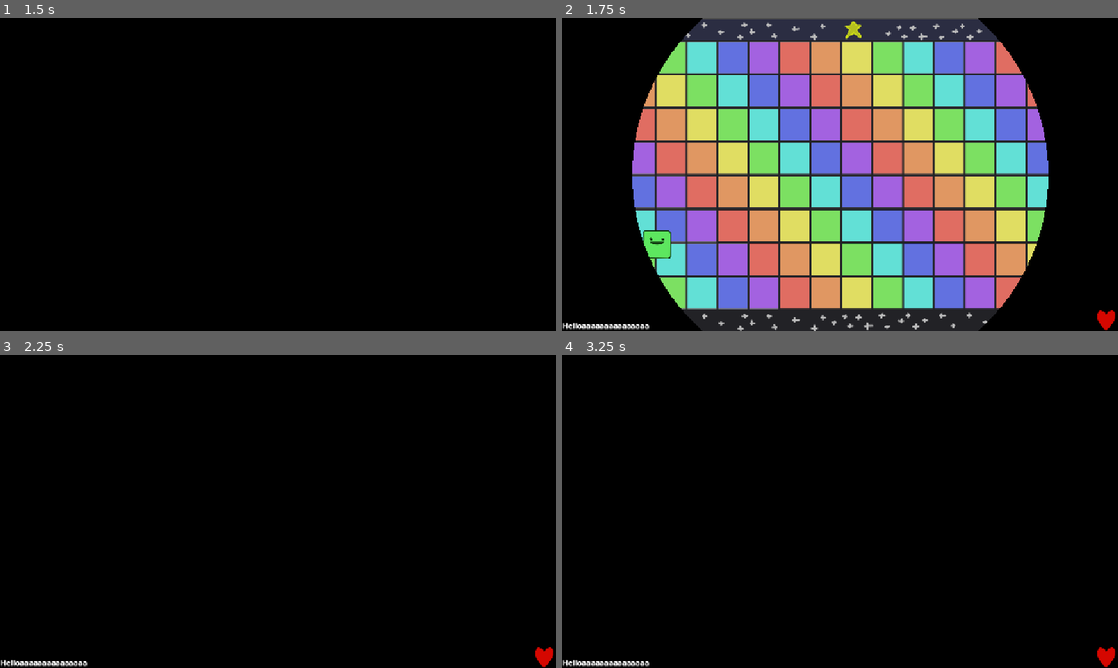
Above: before the commit, frames 1-4 (two rows, left to right).
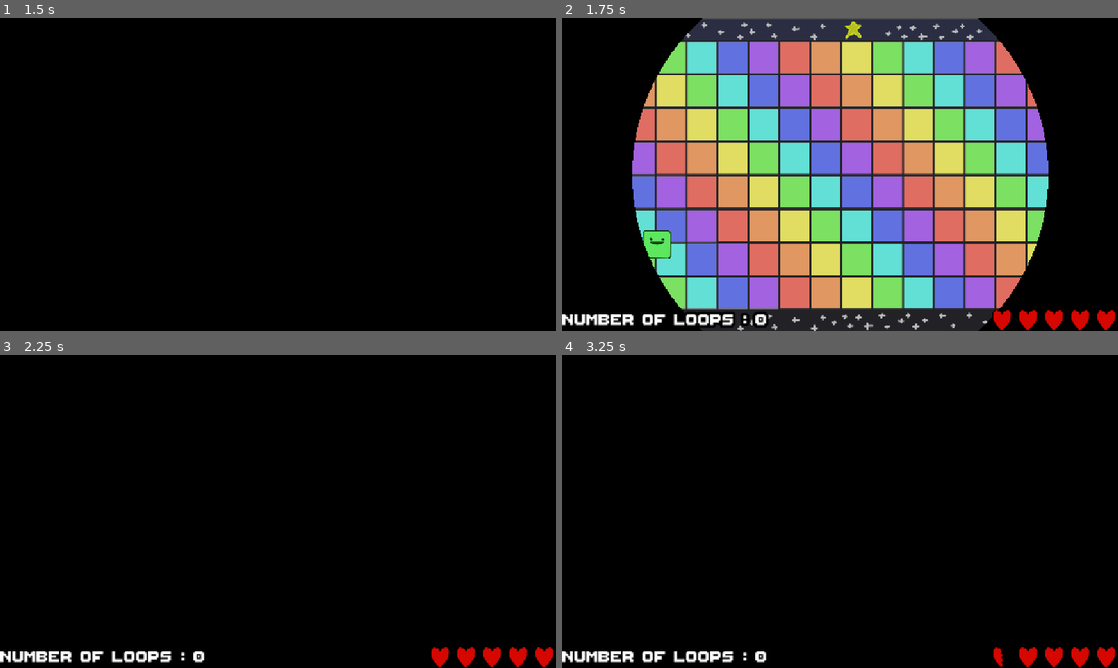
Above: after the commit, the same moments.

Repository: les-brows/la-boucle-musicale
Game: Godot game, scene res://Levels/MainMenu/MainMenu.tscn
Same seed, same stepped clock (60 frames per second), same inputs: the game is played once before the commit and once after it.
Inputs (mouse positions are in pixels of both pictures, inside the frame that each line leads up to):
- Up to frame 1 (1.5 s): tap Enter (ui_accept) at 0.5, 0.77 s; move the mouse to (400, 158) at 0.52 s; hold D (player1_right) 0.53-1.28 s; right-click (400, 158) at 0.6 s; move the mouse to (166, 190) at 1.27 s; hold S (player1_down) from 1.28 s (still down); right-click (166, 190) at 1.35 s
- Up to frame 2 (1.75 s): keep holding S (player1_down); tap Enter (ui_accept) at 1.52 s
- Up to frame 3 (2.25 s): move the mouse to (333, 442) at 2.02 s; release S (player1_down) at 2.03 s; hold D (player1_right) from 2.03 s (still down); right-click (333, 442) at 2.1 s
- Up to frame 4 (3.25 s): tap Enter (ui_accept) at 2.75, 3.02 s; move the mouse to (812, 574) at 2.77 s; release D (player1_right) at 2.78 s; hold O (player1_shoot_up) from 2.78 s (still down); right-click (812, 574) at 2.85 s

Frame 1 is identical in both runs. In frame 2, 1.9% of the frame differs, in the area x 0-95%, y 93-100%; in frame 3, 1.7%; in frame 4, 1.6%.

Commit message:
feat: working UI

Diff:
--- a/Levels/scrolling_level.gd
+++ b/Levels/scrolling_level.gd
@@ -33,6 +33,7 @@
 	Globals.end_level_reached.connect(_on_end_level_reached)
 
 	level_portion_previous.position = -Vector2(Globals.LEVEL_SIZE, 0)
+	Globals.LOOP_COUNT = 0
 
 
 
@@ -65,6 +66,9 @@
 
 	currently_moving_level_end = true
 
+	# Increment loop counter
+	Globals.LOOP_COUNT += 1
+
 	# Shift all level portions to the left
 	for level_portion in level_portions.get_children():
 		level_portion.position = level_portion.position - Vector2(Globals.LEVEL_SIZE, 0)
--- a/Objects/GameUI/GameUI.tscn
+++ b/Objects/GameUI/GameUI.tscn
@@ -1,8 +1,11 @@
-[gd_scene load_steps=2 format=3 uid="uid://d3u223217q5fg"]
+[gd_scene load_steps=4 format=3 uid="uid://d3u223217q5fg"]
 
-[ext_resource type="Texture2D" uid="uid://d0hiqvcb5ko3k" path="res://Assets/heart.png" id="1_ngox5"]
+[ext_resource type="Script" uid="uid://uo5dcqs03pp4" path="res://Objects/GameUI/game_ui.gd" id="1_5qg2e"]
+[ext_resource type="FontFile" uid="uid://b00ycn6e22ofq" path="res://Assets/ThaleahFat.ttf" id="1_ngox5"]
+[ext_resource type="Texture2D" uid="uid://d0hiqvcb5ko3k" path="res://Assets/heart.png" id="2_5qg2e"]
 
 [node name="GameUI" type="CanvasLayer"]
+script = ExtResource("1_5qg2e")
 
 [node name="Label" type="Label" parent="."]
 anchors_preset = 2
@@ -11,18 +14,45 @@
 offset_top = -23.0
 offset_right = 180.0
 grow_vertical = 0
-text = "Helloaaaaaaaaaaaaaaa"
+theme_override_constants/outline_size = 20
+theme_override_fonts/font = ExtResource("1_ngox5")
+theme_override_font_sizes/font_size = 50
+text = "Number of Loops : 0"
 metadata/_edit_use_anchors_ = true
 
-[node name="TextureRect" type="TextureRect" parent="."]
+[node name="HBoxContainer" type="HBoxContainer" parent="."]
 anchors_preset = 3
 anchor_left = 1.0
 anchor_top = 1.0
 anchor_right = 1.0
 anchor_bottom = 1.0
-offset_left = -40.0
-offset_top = -40.0
+offset_left = -50.0
+offset_top = -50.0
 grow_horizontal = 0
 grow_vertical = 0
-texture = ExtResource("1_ngox5")
+alignment = 2
+
+[node name="Heart1" type="TextureRect" parent="HBoxContainer"]
+layout_mode = 2
+texture = ExtResource("2_5qg2e")
 metadata/_edit_use_anchors_ = true
+
+[node name="Heart2" type="TextureRect" parent="HBoxContainer"]
+layout_mode = 2
+texture = ExtResource("2_5qg2e")
+metadata/_edit_use_anchors_ = true
+
+[node name="Heart3" type="TextureRect" parent="HBoxContainer"]
+layout_mode = 2
+texture = ExtResource("2_5qg2e")
+metadata/_edit_use_anchors_ = true
+
+[node name="Heart4" type="TextureRect" parent="HBoxContainer"]
+layout_mode = 2
+texture = ExtResource("2_5qg2e")
+metadata/_edit_use_anchors_ = true
+
+[node name="Heart5" type="TextureRect" parent="HBoxContainer"]
+layout_mode = 2
+texture = ExtResource("2_5qg2e")
+metadata/_edit_use_anchors_ = true
--- /dev/null
+++ b/Objects/GameUI/game_ui.gd
@@ -0,0 +1,40 @@
+extends CanvasLayer
+
+var half_heart_texture = preload('res://Assets/half_heart.png')
+
+@onready var label = $Label
+@onready var heart_1 = $HBoxContainer/Heart1
+@onready var heart_2 = $HBoxContainer/Heart2
+@onready var heart_3 = $HBoxContainer/Heart3
+@onready var heart_4 = $HBoxContainer/Heart4
+@onready var heart_5 = $HBoxContainer/Heart5
+
+func _ready():
+	Globals.end_level_reached.connect(_on_end_level_reached)
+	Globals.player_damage.connect(_on_player_damage)
+
+func _on_end_level_reached():
+	label.text = "Number of Loops : " + str(Globals.LOOP_COUNT)
+
+func _on_player_damage(player_hp: int):
+	match player_hp:
+		9:
+			heart_1.texture = half_heart_texture
+		8:
+			heart_1.texture = null
+		7:
+			heart_2.texture = half_heart_texture
+		6:
+			heart_2.texture = null
+		5:
+			heart_3.texture = half_heart_texture
+		4:
+			heart_3.texture = null
+		3:
+			heart_4.texture = half_heart_texture
+		2:
+			heart_4.texture = null
+		1:
+			heart_5.texture = half_heart_texture
+		0:
+			heart_5.texture = null
--- a/Objects/Player/player.gd
+++ b/Objects/Player/player.gd
@@ -81,6 +81,8 @@
 var alphaColor =0
 func take_hit():
 	curr_hp -= 1
+	Globals.player_damage.emit(curr_hp)
+
 	if curr_hp <= 0:
 		if not finito:
 			finito = true
@@ -88,7 +90,6 @@
 			spritePlayer.texture = load('res://Assets/main_char_damage.png')
 			ShootManagerNode.isDead=true
 			Globals.player_death.emit()
-
 	else :
 
 
--- a/globals.gd
+++ b/globals.gd
@@ -15,12 +15,15 @@
 signal end_level_reached()
 @warning_ignore("unused_signal")
 signal player_death()
-
-
-var MAX_HP: float = 10
-var INVINCIBILITY_TIMER: float= 1
+@warning_ignore("unused_signal")
+signal player_damage()
 
 var BOUNDARY_LOW: int = 45
 var BOUNDARY_UP: int = 600
 
-var ENEMY_MAXHP :float =3
+var ENEMY_MAXHP: int = 3
+
+var INVINCIBILITY_TIMER: float = 1
+var MAX_HP: int = 10
+
+var LOOP_COUNT: int = 0
